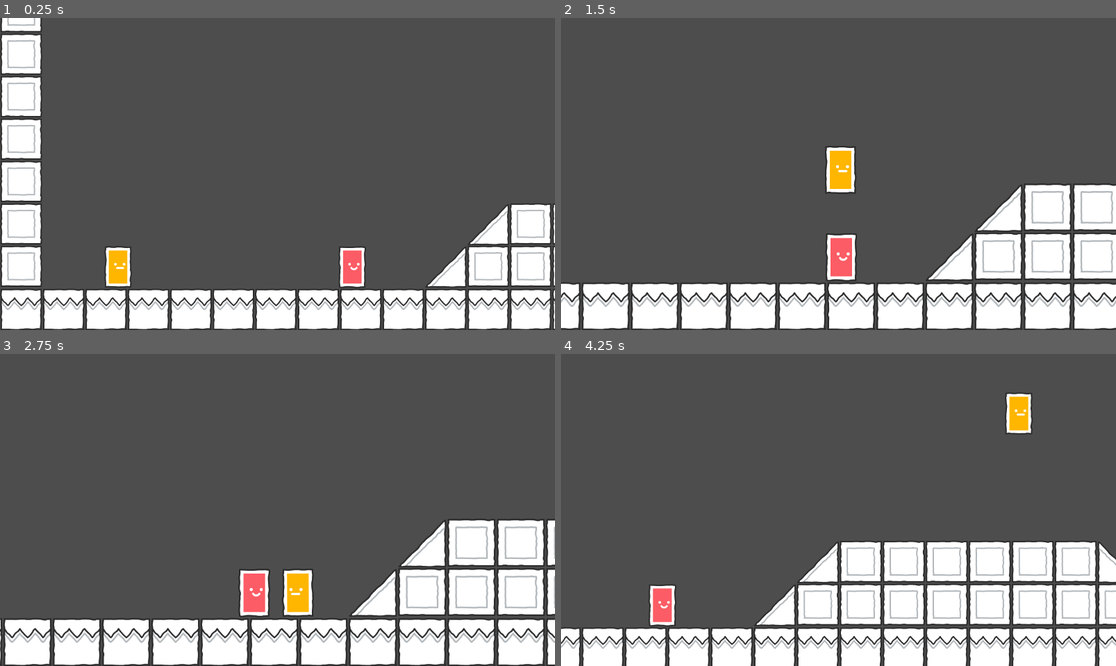
Above: before the commit, frames 1-4 (two rows, left to right).
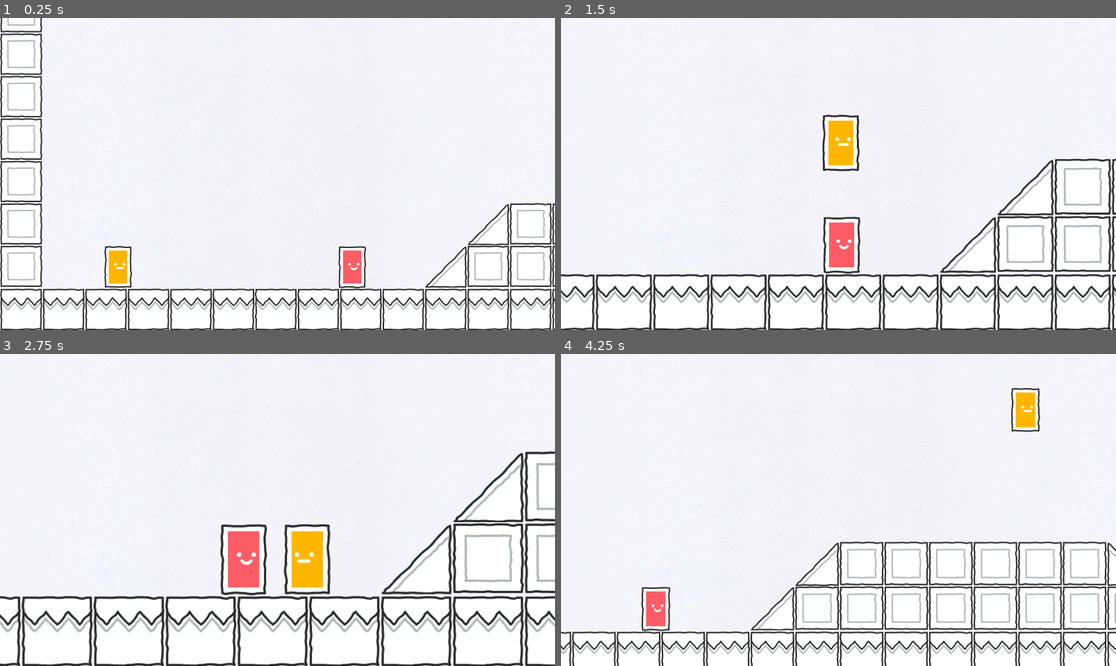
Above: after the commit, the same moments.

Repository: godotrecipes/multitarget_camera
Game: Godot game, scene res://world.tscn
The game is run twice, just before and just after one commit, with the same random seed, the same clock (stepped at 60 frames per second) and the same inputs.
Inputs:
- Up to frame 1 (0.25 s): no input
- Up to frame 2 (1.5 s): hold D from 0.53 s (still down); tap V at 0.6, 1.35 s; tap W at 0.77 s
- Up to frame 3 (2.75 s): tap W at 1.52 s; release D at 2.03 s; hold A from 2.03 s (still down); tap V at 2.1 s
- Up to frame 4 (4.25 s): release A at 2.78 s; hold D from 2.78 s (still down); tap V at 2.85, 3.6 s; tap W at 3.02, 3.77 s

The runs differ from the first frame. In frame 1, 76% of the frame differs, in the area x 0-100%, y 0-100%; in frame 2, 86%; in frame 3, 86%; in frame 4, 83%.

Commit message:
tweak camera zoom

Diff:
--- a/multi_target_camera.gd
+++ b/multi_target_camera.gd
@@ -3,7 +3,7 @@
 @export var move_speed = 30 # camera position lerp speed
 @export var zoom_speed = 3.0  # camera zoom lerp speed
 @export var min_zoom = 5.0  # camera won't zoom closer than this
-@export var max_zoom = 0.75  # camera won't zoom farther than this
+@export var max_zoom = 0.5  # camera won't zoom farther than this
 @export var margin = Vector2(400, 200)  # include some buffer area around targets
 
 var targets = []
--- a/world.tscn
+++ b/world.tscn
@@ -1,9 +1,10 @@
-[gd_scene load_steps=7 format=3 uid="uid://gx4jlo7kagwh"]
+[gd_scene load_steps=8 format=3 uid="uid://gx4jlo7kagwh"]
 
 [ext_resource type="Texture2D" uid="uid://cbs62eqmkk7aj" path="res://assets/spritesheet_retina.png" id="1_oxrjg"]
 [ext_resource type="Script" path="res://world.gd" id="1_qi55j"]
 [ext_resource type="PackedScene" uid="uid://drphyr6ebpd83" path="res://player.tscn" id="2_roq5e"]
 [ext_resource type="PackedScene" uid="uid://bnrbfp612m3v0" path="res://multi_target_camera.tscn" id="3_jeo6o"]
+[ext_resource type="Texture2D" uid="uid://cbxygy1baxc0i" path="res://assets/Papier4.png" id="5_v84rr"]
 
 [sub_resource type="TileSetAtlasSource" id="TileSetAtlasSource_5tt47"]
 texture = ExtResource("1_oxrjg")
@@ -391,3 +392,15 @@
 player_num = 1
 
 [node name="MultiTargetCamera" parent="." instance=ExtResource("3_jeo6o")]
+
+[node name="CanvasLayer" type="CanvasLayer" parent="."]
+layer = -1
+
+[node name="TextureRect" type="TextureRect" parent="CanvasLayer"]
+anchors_preset = 15
+anchor_right = 1.0
+anchor_bottom = 1.0
+grow_horizontal = 2
+grow_vertical = 2
+texture = ExtResource("5_v84rr")
+stretch_mode = 1
Not shown, changed: README.md
